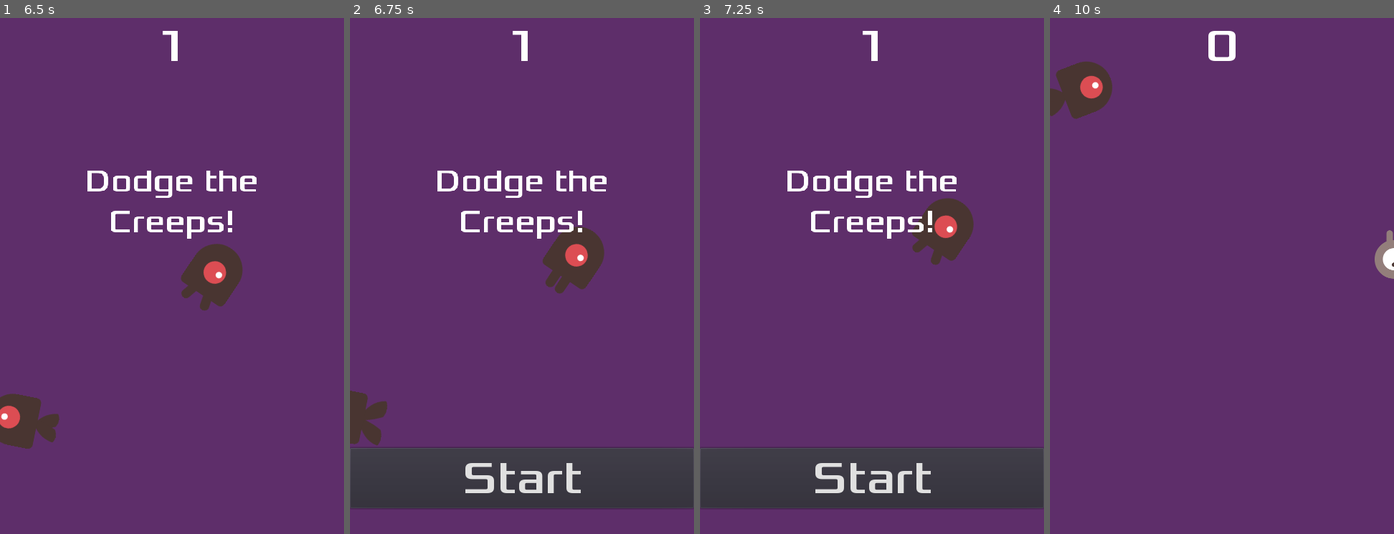
Above: before the commit, frames 1-4 (left to right).
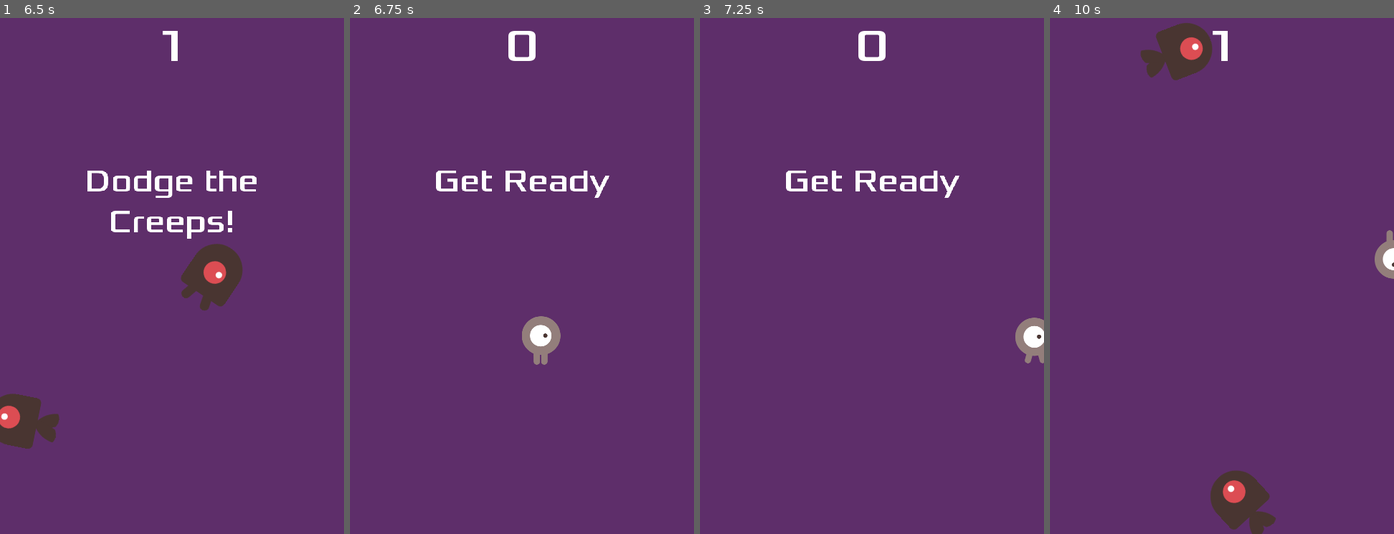
Above: after the commit, the same moments.

Repository: CRBroughton/godot-first-2d-game
Game: Godot game, scene res://Main.tscn
Same seed, same stepped clock (60 frames per second), same inputs: the game is played once before the commit and once after it.
Inputs (mouse positions are in pixels of both pictures, inside the frame that each line leads up to):
- Up to frame 1 (6.5 s): click "Start" at 0.5 s; tap Enter at 1.25 s; hold D (move_right) 1.28-2.03 s; tap Space (start_game, bound only after the commit) every 0.75 s from 1.35 to 5.85 s; hold S (move_down) 2.03-2.78 s; hold D (move_right) 2.78-3.53 s; hold W (move_up) 3.53-4.28 s; hold A (move_left) 4.28-5.78 s; hold S (move_down) from 5.78 s (still down)
- Up to frame 2 (6.75 s): release S (move_down) at 6.53 s; hold D (move_right) from 6.53 s (still down); tap Space (start_game, bound only after the commit) at 6.6 s
- Up to frame 3 (7.25 s): keep holding D (move_right)
- Up to frame 4 (10 s): release D (move_right) at 7.25 s; click (1222, 477) at 7.25 s, where only the run before the commit has a clickable "Start"; tap Space (start_game, bound only after the commit) at 8, 8.1, 8.85, 9.6 s; hold W (move_up) 8.03-8.78 s; hold D (move_right) 8.78-9.53 s; hold S (move_down) from 9.53 s (still down)

Frame 1 is identical in both runs. In frame 2, 17% of the frame differs, in the area x 0-100%, y 2-96%; in frame 3, 16%; in frame 4, 4.8%.

Commit message:
added space bar to start game

Diff:
--- a/HUD.tscn
+++ b/HUD.tscn
@@ -6,6 +6,12 @@
 [sub_resource type="DynamicFont" id=1]
 size = 64
 font_data = ExtResource( 1 )
+
+[sub_resource type="InputEventAction" id=2]
+action = "start_game"
+
+[sub_resource type="ShortCut" id=3]
+shortcut = SubResource( 2 )
 
 [node name="HUD" type="CanvasLayer"]
 script = ExtResource( 2 )
@@ -31,6 +37,7 @@
 margin_right = 480.0
 margin_bottom = 684.0
 custom_fonts/font = SubResource( 1 )
+shortcut = SubResource( 3 )
 text = "Start"
 
 [node name="MessageTimer" type="Timer" parent="."]
--- a/Main.tscn
+++ b/Main.tscn
@@ -48,7 +48,7 @@
 
 [node name="DeathSound" type="AudioStreamPlayer" parent="."]
 stream = ExtResource( 6 )
-volume_db = -5.418
+volume_db = -5.0
 
 [connection signal="hit" from="Player" to="." method="game_over"]
 [connection signal="timeout" from="MobTimer" to="." method="_on_MobTimer_timeout"]
--- a/project.godot
+++ b/project.godot
@@ -43,6 +43,11 @@
 "events": [ Object(InputEventKey,"resource_local_to_scene":false,"resource_name":"","device":0,"alt":false,"shift":false,"control":false,"meta":false,"command":false,"pressed":false,"scancode":83,"physical_scancode":0,"unicode":0,"echo":false,"script":null)
  ]
 }
+start_game={
+"deadzone": 0.5,
+"events": [ Object(InputEventKey,"resource_local_to_scene":false,"resource_name":"","device":0,"alt":false,"shift":false,"control":false,"meta":false,"command":false,"pressed":false,"scancode":32,"physical_scancode":0,"unicode":0,"echo":false,"script":null)
+ ]
+}
 
 [physics]
 
Not shown: 1 places in HUD.tscn that only renumber resources
